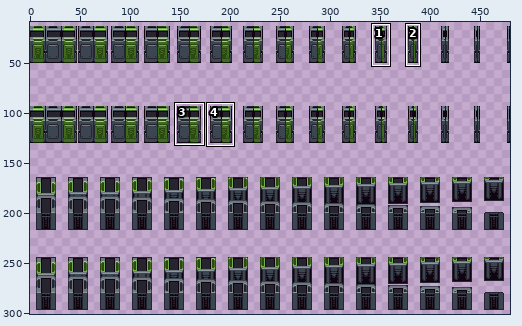
File history of a pixel-art file, Resources/Textures/_ST/ASSETS/Airlock_Composite.ase. The first picture is a wide view before the edit; the outline marks the close-up.
Close-up. First the earlier version:
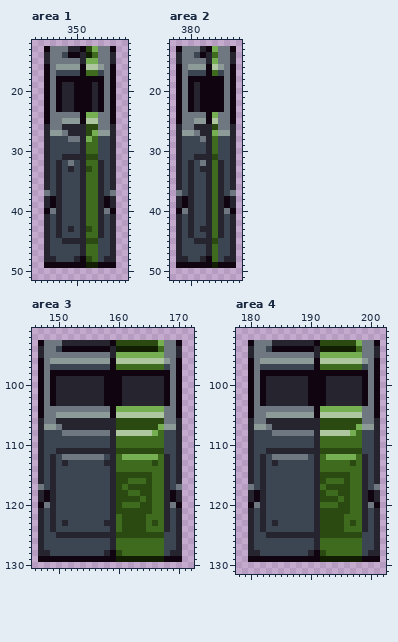
480x320 pixels, 1 frame. Shown: area 1: x 343..358, y 12..51; area 2: x 377..388, y 12..51; area 3: x 146..172, y 91..130; area 4: x 178..202, y 91..131. The wide view leaves out empty margins. The commit also changed other parts of the picture, which this record leaves out.
And afterwards:
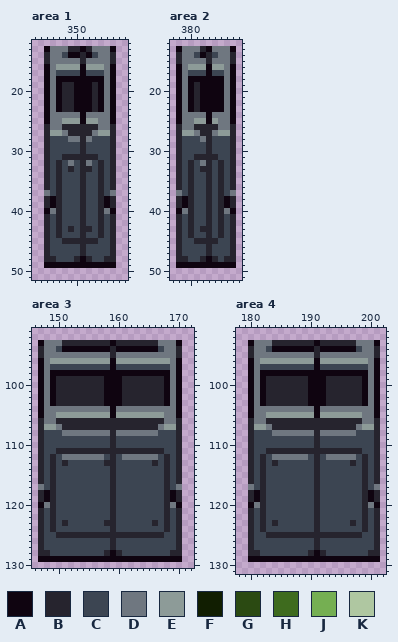
Palette (. is transparent): A #0f0410  B #26242e  C #3c4552  D #6f7780  E #8d9b98  F #111e01  G #2b4a12  H #3e6b1e  J #75af52  K #afc7a1
Diff:
layer "Stripe A" now hidden
Area 1:
y 13: x 352..353 GJ -> BD
y 14: x 352..353 FH -> AC
y 15: x 352..353 JJ -> DD
y 16: x 352..353 KK -> EE
y 17: x 352..353 HH -> CC
y 24: x 352..353 JJ -> DD
y 25: x 352..353 KK -> EE
y 26: x 352..353 GG -> BB
y 27: x 352..353 GJ -> BD
y 28: x 352..353 JH -> DC
y 29..30: x 352..353 HH -> CC
y 31: x 352..353 GG -> BB
y 32: x 352..353 HH -> DC
y 33: x 352..353 GH -> BC
y 34..42: x 352..353 HH -> CC
y 43: x 352..353 GH -> BC
y 44: x 352..353 HH -> CC
y 45: x 352..353 GG -> BB
y 46..47: x 352..353 HH -> CC
y 48: x 352..353 GH -> BC
y 49: x 352..353 FF -> AA
Area 2:
y 13: x 384 J -> D
y 14: x 384 H -> C
y 15: x 384 J -> D
y 16: x 384 K -> E
y 17: x 384 H -> C
y 24: x 384 J -> D
y 25: x 384 K -> E
y 26: x 384 G -> B
y 27: x 384 J -> D
y 28..30: x 384 H -> C
y 31: x 384 G -> B
y 32..44: x 384 H -> C
y 45: x 384 G -> B
y 46..47: x 384 H -> C
y 48: x 384 H -> B
y 49: x 384 F -> A
Area 3:
y 93: x 160..167 GGGGGGGJ -> BBBBBBBD
y 94: x 160..167 FFFFFFFH -> AAAAAAAC
y 95: x 160..167 JJJJJJJJ -> DDDDDDDD
y 96: x 160..167 KKKKKKKK -> EEEEEEEE
y 97: x 160..167 HHHHHHHH -> CCCCCCCC
y 104: x 160..167 JJJJJJJJ -> DDDDDDDD
y 105: x 160..167 KKKKKKKK -> EEEEEEEE
y 106: x 160..167 GGGGGGGG -> BBBBBBBB
y 107: x 160..167 GGGGGGGJ -> BBBBBBBD
y 108: x 160..167 KKKKKKJH -> DDDDDDDC
y 109..110: x 160..167 HHHHHHHH -> CCCCCCCC
y 111: x 160..167 GGGGGGGG -> BBBBBBBB
y 112: x 160..167 HJJJJJJH -> CDDDDDDC
y 113: x 160..167 HHHHHHGH -> CCCCCCBC
y 114: x 160..167 HHHHHHHH -> CCCCCCCC
y 115: x 160..167 GGGGGGHH -> CCCCCCCC
y 116: x 160..167 GGHHHGHH -> CCCCCCCC
y 117: x 160..167 GHGGGGHH -> CCCCCCCC
y 118: x 160..167 GGHHGGHH -> CCCCCCCC
y 119: x 160..167 GGGGHGHH -> CCCCCCCC
y 120: x 160..167 GHHHGGHH -> CCCCCCCC
y 121: x 160..167 GGGGGGHH -> CCCCCCCC
y 122: x 160..167 HGGGGHHH -> CCCCCCCC
y 123: x 160..167 HGGGGHGH -> CCCCCCBC
y 124: x 160..167 HGGGGHHH -> CCCCCCCC
y 125: x 160..167 GGGGGGGG -> BBBBBBBB
y 126..127: x 160..167 HHHHHHHH -> CCCCCCCC
y 128: x 160..167 GHHHHHHH -> BCCCCCCC
y 129: x 160..167 FFFFFFFF -> AAAAAAAA
Area 4:
y 93: x 192..198 GGGGGGJ -> BBBBBBD
y 94: x 192..198 FFFFFFH -> AAAAAAC
y 95: x 192..198 JJJJJJJ -> DDDDDDD
y 96: x 192..198 KKKKKKK -> EEEEEEE
y 97: x 192..198 HHHHHHH -> CCCCCCC
y 104: x 192..198 JJJJJJJ -> DDDDDDD
y 105: x 192..198 KKKKKKK -> EEEEEEE
y 106: x 192..198 GGGGGGG -> BBBBBBB
y 107: x 192..198 GGGGGGJ -> BBBBBBD
y 108: x 192..198 KKKKKJH -> DDDDDDC
y 109..110: x 192..198 HHHHHHH -> CCCCCCC
y 111: x 192..198 GGGGGGG -> BBBBBBB
y 112: x 192..198 HJJJJJH -> CDDDDDC
y 113: x 192..198 HHHHHGH -> CCCCCBC
y 114: x 192..198 HHHHHHH -> CCCCCCC
y 115: x 192..198 GGGGGHH -> CCCCCCC
y 116: x 192..198 GHHHGHH -> CCCCCCC
y 117: x 192..198 HGGGGHH -> CCCCCCC
y 118: x 192..198 GHHGGHH -> CCCCCCC
y 119: x 192..198 GGGHGHH -> CCCCCCC
y 120: x 192..198 HHHGGHH -> CCCCCCC
y 121: x 192..198 GGGGGHH -> CCCCCCC
y 122: x 192..198 GGGGHHH -> CCCCCCC
y 123: x 192..198 GGGGHGH -> CCCCCBC
y 124: x 192..198 GGGGHHH -> CCCCCCC
y 125: x 192..198 GGGGGGG -> BBBBBBB
y 126..127: x 192..198 HHHHHHH -> CCCCCCC
y 128: x 192..198 GHHHHHH -> BCCCCCC
y 129: x 192..198 FFFFFFF -> AAAAAAA
Boxes around the changes in both close-ups, in picture pixels (x1, y1, x2, y2):
changed: (86, 46, 98, 76)
changed: (86, 112, 98, 268)
changed: (212, 46, 218, 76)
changed: (212, 112, 218, 268)
changed: (116, 340, 164, 370)
changed: (116, 406, 164, 562)
changed: (320, 340, 362, 370)
changed: (320, 406, 362, 562)
